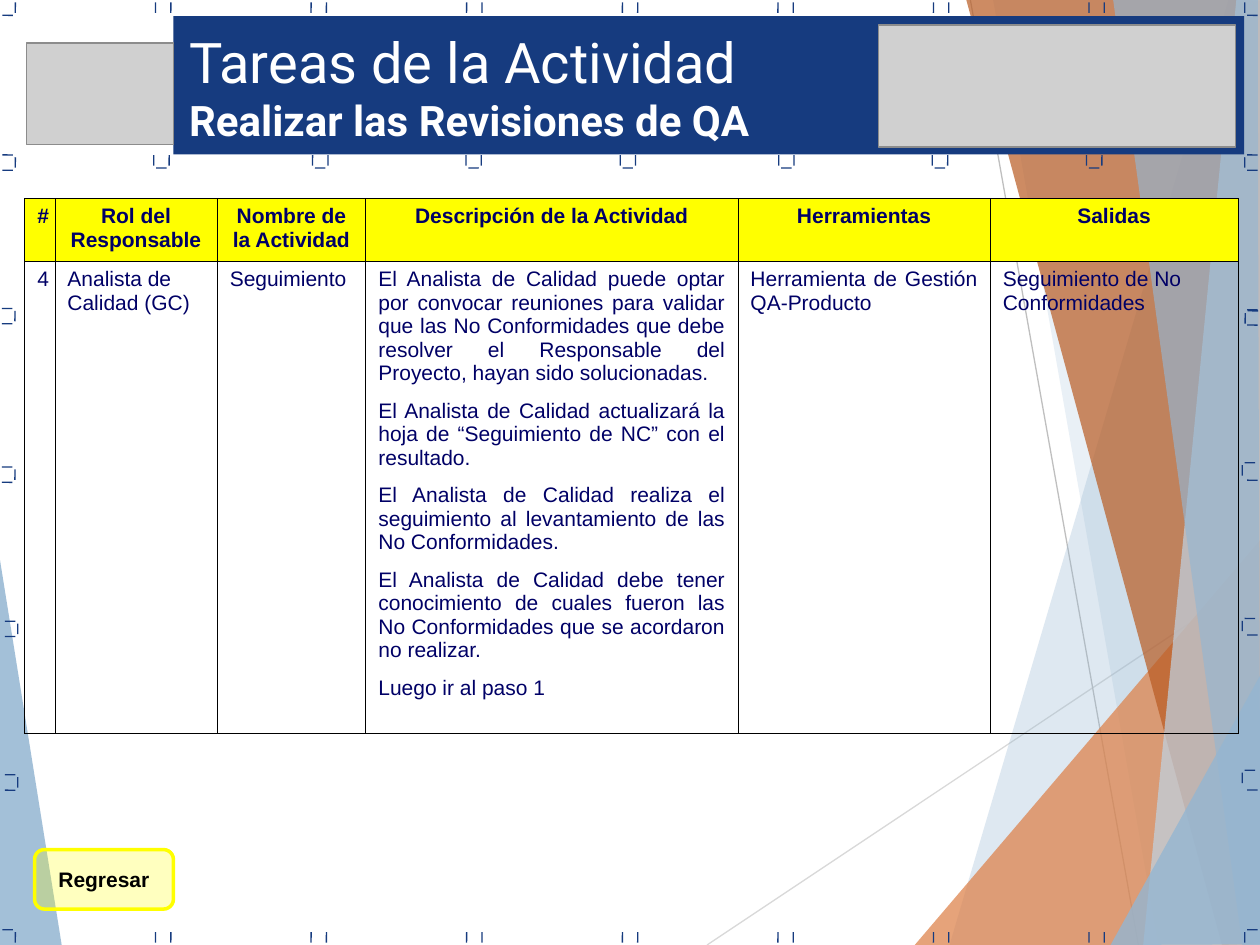
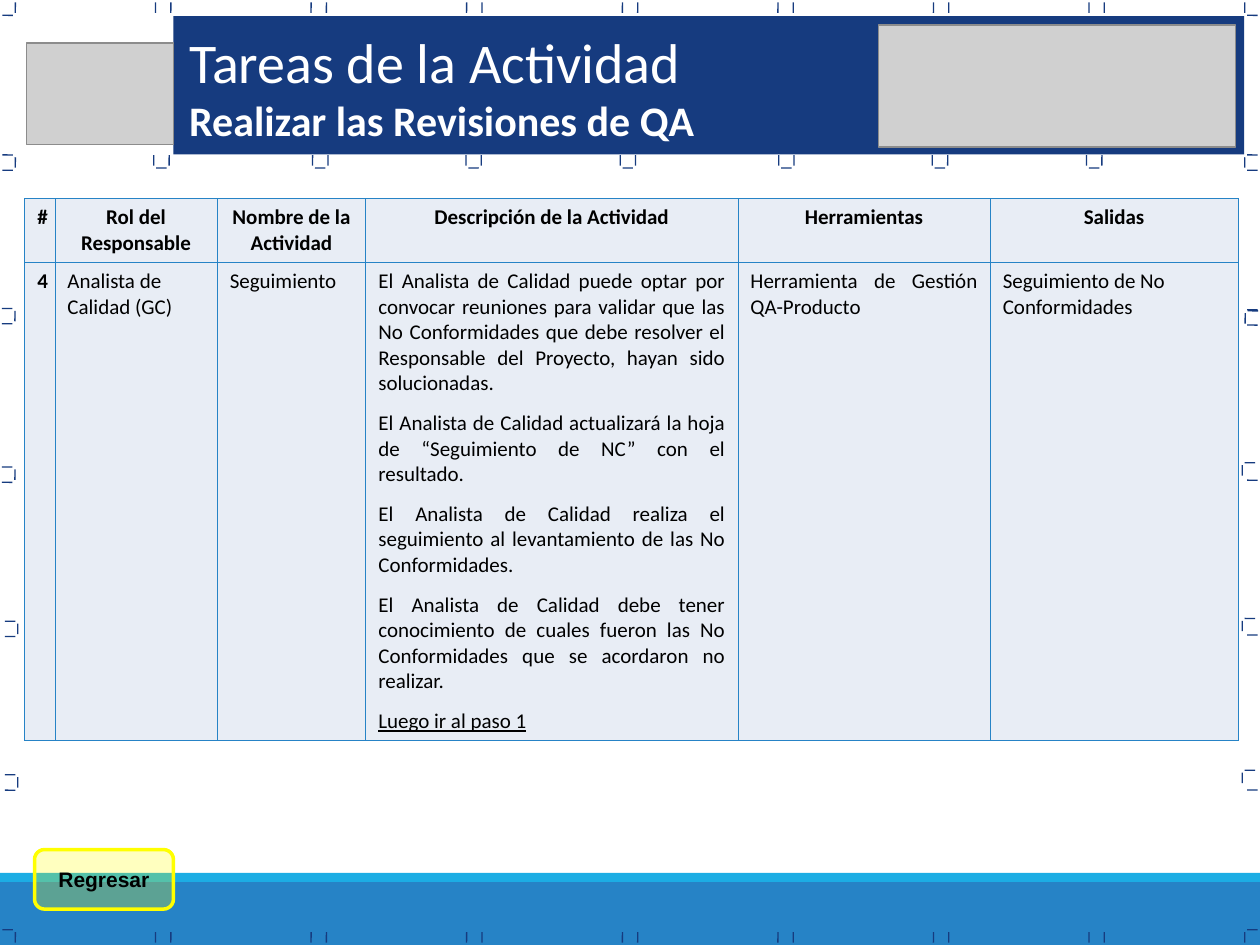
Before and after one commit to Proyecto-TopBody/TopBodySystem, a slide deck: slide 20 of Area de proceso PPQA/PAC_0.1_2015_Proceso Aseguramiento Calidad.ppt (slide 26 before the commit). Drawn at 1260x945 pixels with LibreOffice and Linux fonts; fonts in the diff are those of the drawing; grey boxes stand for pictures. Boxes give left, top, right and bottom in pixels: in the first picture for what was removed or moved away, otherwise in the second. Text is boxed around its words. In the diff, an @@ line names an element or a change of style, - is before the commit and + after.

```diff
--- a/Area de proceso PPQA/PAC_0.1_2015_Proceso Aseguramiento Calidad.ppt
+++ b/Area de proceso PPQA/PAC_0.1_2015_Proceso Aseguramiento Calidad.ppt
@@ text "Tareas de la Actividad" at bbox=[189, 44, 694, 142]: font Roboto to Calibri @@
@@ table at bbox=[25, 198, 1239, 736] @@
@@ fill #FFFF00 to #E8EDF5 in row 1 @@
@@ fill none to #E8EDF5 in row 2 @@
@@ font Arial to Calibri, text colour #000066 to #000000 @@
@@ bold on in "4" @@
@@ underline on in "Luego ir al paso 1" @@
@@ borders changed @@
@@ line added from (123, 239) to (1153, 239), #7F7F7F 0.51 pt @@
@@ group removed at bbox=[0, 0, 1260, 945]: 8 freeform shapes, 2 lines @@
@@ rectangle added at bbox=[0, 882, 1260, 945], fill #2683C6 @@
@@ rectangle added at bbox=[0, 873, 1260, 882], fill #1CADE4 @@
```
Also in this commit, not shown: 19 other slides changed, 9 slides added, 15 slides removed, 13 other files.
